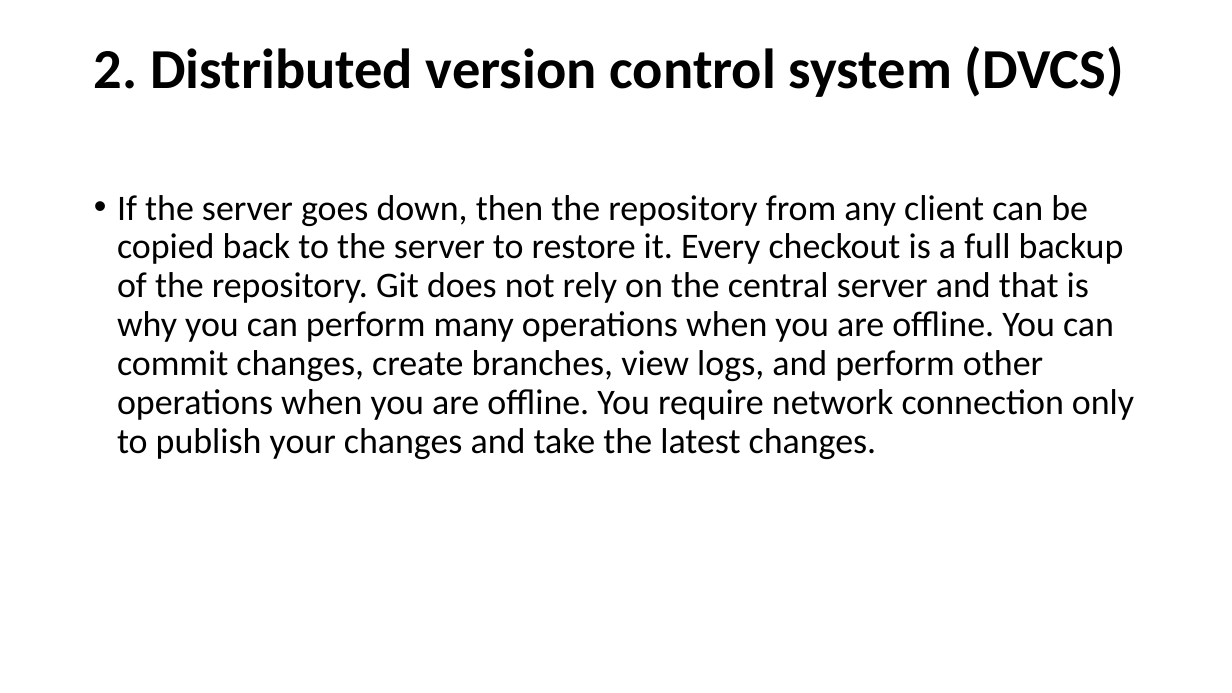
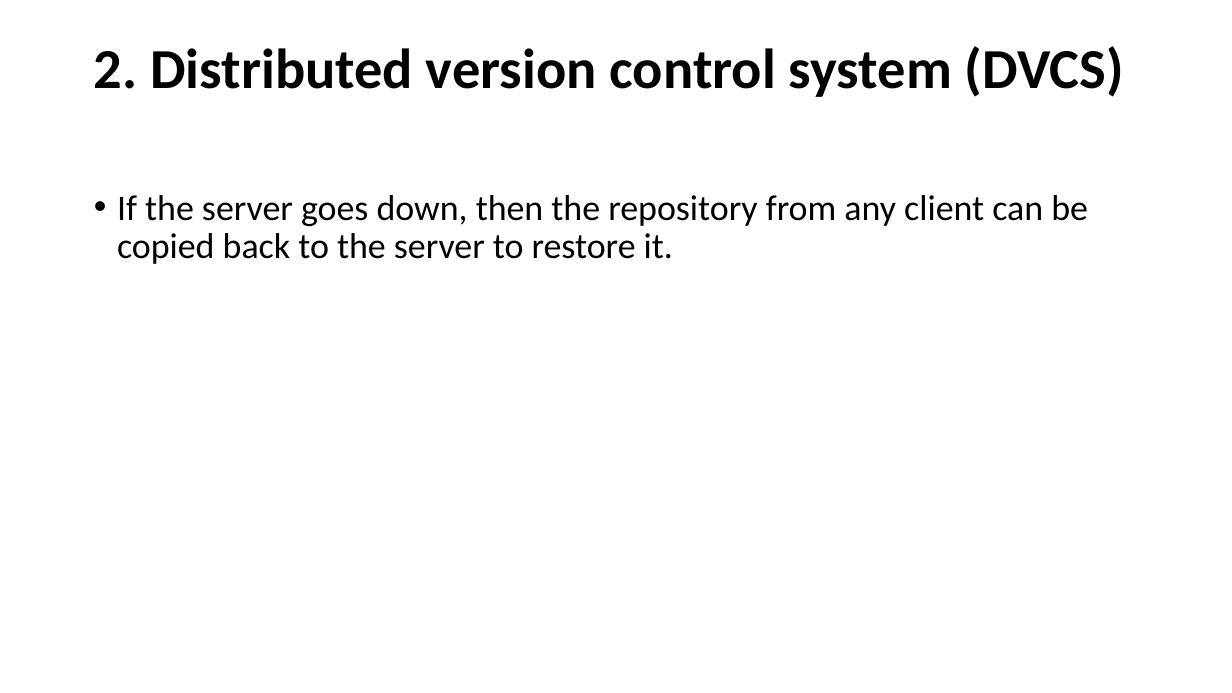
Before and after one commit to Praveenkumargorantala/FDP, a slide deck: slide 4 of Git.pptx (slide 3 before the commit). Drawn at 1232x693 pixels with LibreOffice and Linux fonts; fonts in the diff are those of the drawing. Boxes give left, top, right and bottom in pixels: in the first picture for what was removed or moved away, otherwise in the second. Text is boxed around its words. In the diff, an @@ line names an element or a change of style, - is before the commit and + after.

```diff
--- a/Git.pptx
+++ b/Git.pptx
@@ text at bbox=[117, 195, 1088, 264]: text changed @@
-• If the server goes down, then the repository from any client can be copied back to the server to restore it. Every checkout is a full backup of the repository. Git does not rely on the central server and that is why you can perform many operations when you are offline. You can commit changes, create branches, view logs, and perform other operations when you are offline. You require network connection only to publish your changes and take the latest changes.
+• If the server goes down, then the repository from any client can be copied back to the server to restore it.
```
Also in this commit, not shown: 4 other slides changed, 2 slides added, 2 slides removed.
